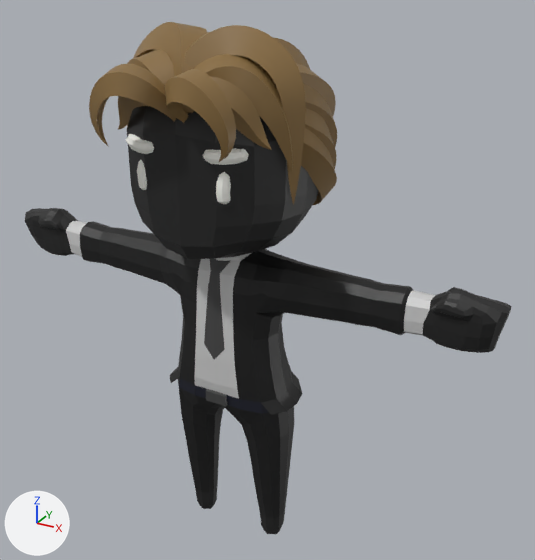
What one commit did to the glTF model src/assets/models/character-suit-male.glb.
Camera for both pictures: a 50 mm camera at (2.16, -3.48, 3.62) aimed at (0.18, 0.13, 1.82). The lights are fixed; the arrows at lower left show +X, +Y and +Z. The first picture is the older version.

The first picture shows 'Body'.
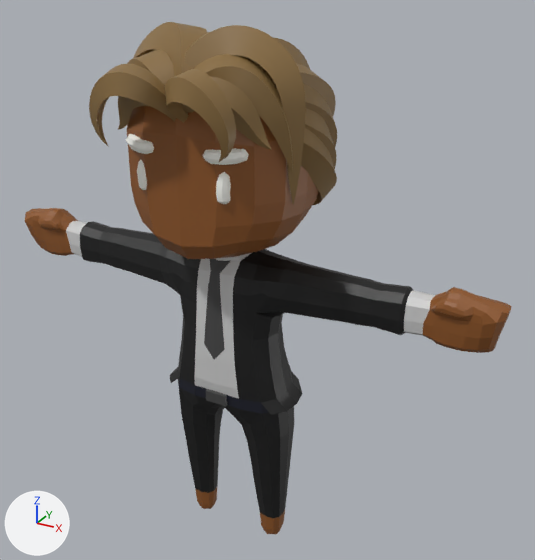
What differs and where, as boxes [x1, y1, x2, y2] in the pictures (535 x 560 px):
'Body', recoloured: [25, 104, 512, 534] in both

Patch to the scene script:
```diff
--- a/src/assets/models/character-suit-male.glb.py
+++ b/src/assets/models/character-suit-male.glb.py
@@ mat_skin @@
 mat_skin = principled_material('Skin')
-mat_skin.base_color = (0.0134, 0.0134, 0.0134)  # black #1f1f1f
+mat_skin.base_color = (0.266, 0.0908, 0.0176)  # brown #8d5524
```
